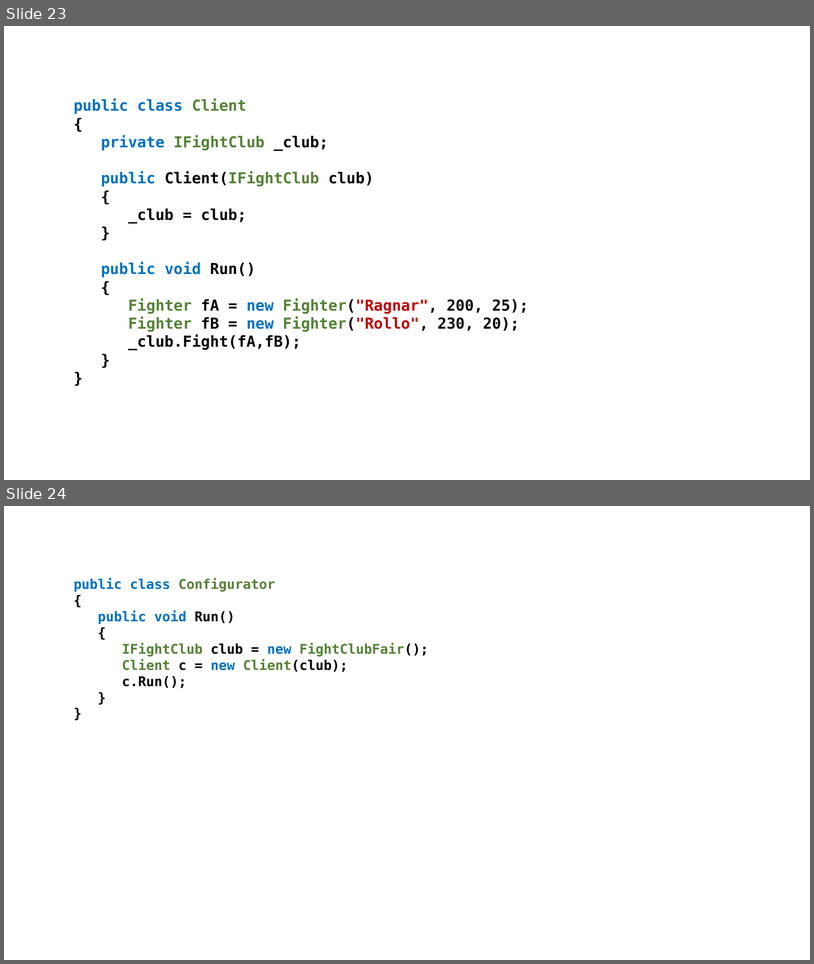
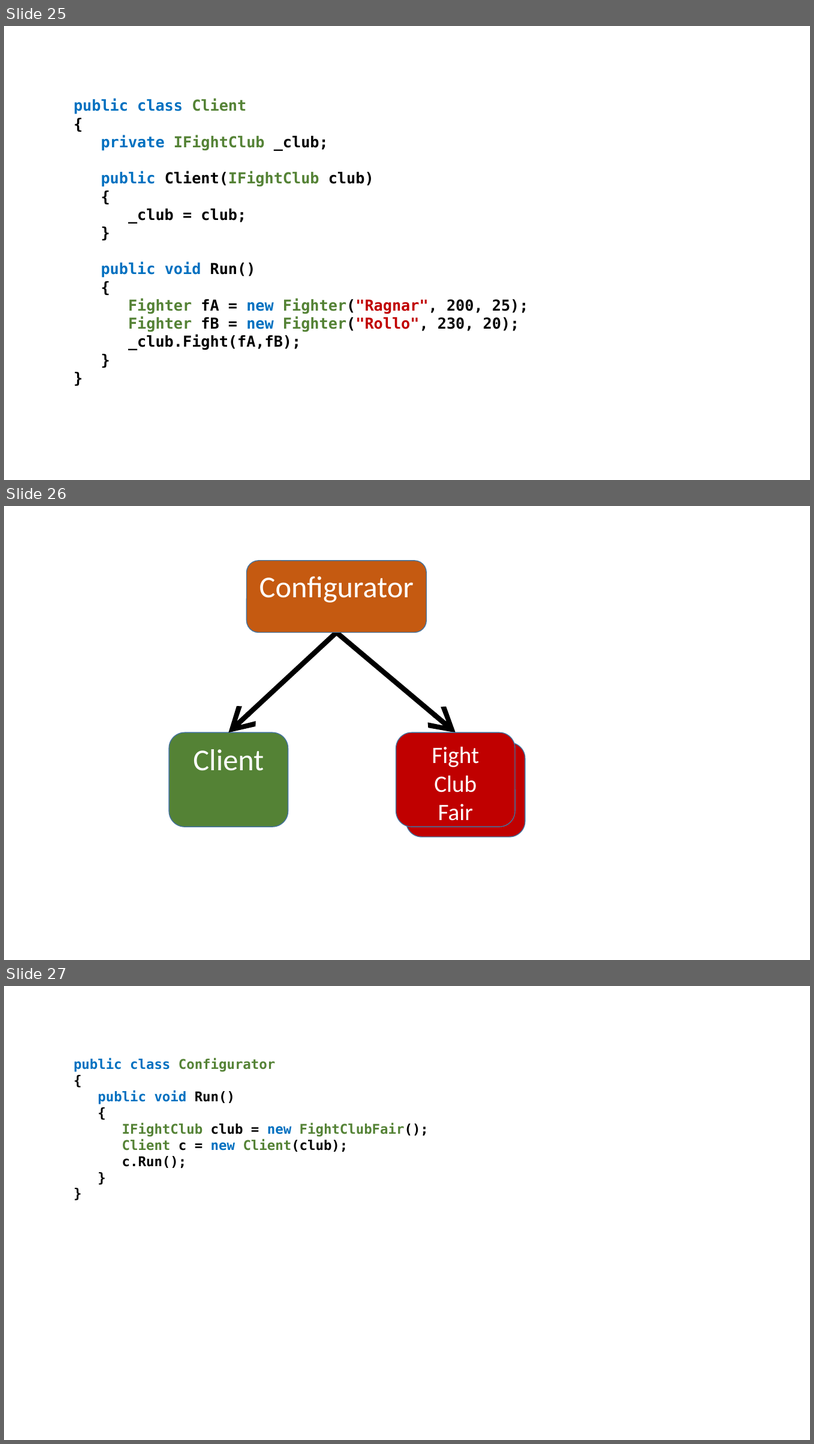
Before and after one commit to perl-easj/Teaching-materials, a slide deck: CSharpProgramming/Presentations/OOProgPartIII/TemplateMethod.pptx. Shown one above the other, each under a label of ours: slides 23 and 24 before the commit, slides 25, 26 and 27 after it. The pictures are 814x964 and 814x1444 pixels, drawn with LibreOffice and Linux fonts; fonts in the diff are those of the drawing. Boxes give left, top, right and bottom in pixels: in the first picture for what was removed or moved away, otherwise in the second. Text is boxed around its words. In the diff, an @@ line names an element or a change of style, - is before the commit and + after.

```diff
--- a/CSharpProgramming/Presentations/OOProgPartIII/TemplateMethod.pptx
+++ b/CSharpProgramming/Presentations/OOProgPartIII/TemplateMethod.pptx
@@ slide 26 added at [4,506,810,960], background #FFFFFF @@
@@ rounded rectangle added at [246,561,426,633], fill #C55A11, outline #43739E 1 pt, 36 pt, text #FFFFFF @@
+Configurator
@@ arrow added from (337, 633) to (228, 732), #000000 6 pt @@
@@ arrow added from (337, 633) to (456, 732), #000000 6 pt @@
@@ rounded rectangle added at [169,732,288,826], fill #548235, outline #43739E 1 pt, 36 pt, text #FFFFFF @@
+Client
@@ rounded rectangle added at [396,732,515,826], fill #C00000, outline #43739E 1 pt, 28 pt, text #FFFFFF @@
+Fight
+Club
+Fair
@@ rounded rectangle added at [406,742,525,837], fill #C00000, outline #43739E 1 pt @@
@@ what was slide 23 is now slide 25 @@
@@ what was slide 24 is now slide 27 @@
```
Also in this commit, not shown: 4 slides changed, 2 other slides added, 1 other file.
